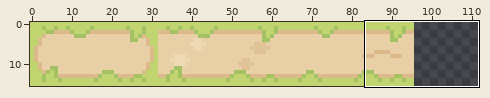
Sprite sheet -- Assets/Sprites/Sprout Lands/Tilesets/Tilled Land.png. The first picture is a wide view before the edit; the outline marks the close-up.
Close-up. Old version:
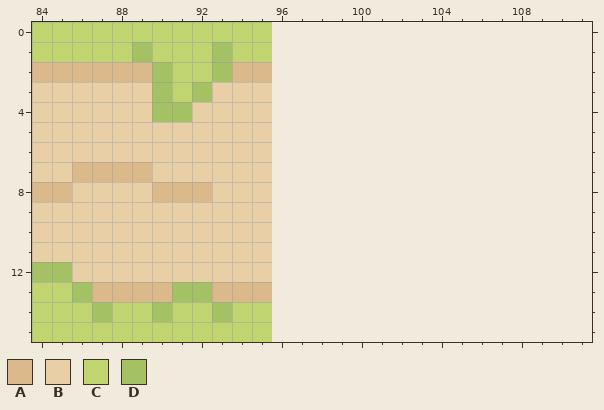
The file is 96x16 pixels. Shown: x 84..111, y 0..15. The old version is drawn lined up with the new one, on the new canvas.
Palette (. is transparent): A #dcb98a  B #e8cfa6  C #c0d470  D #a4c263
Pixels before, first column x 84:
 0 CCCCCCCCCCCC
 1 CCCCCDCCCDCC
 2 AAAAAADCCDAA
 3 BBBBBBDCDBBB
 4 BBBBBBDDBBBB
 5 BBBBBBBBBBBB
 6 BBBBBBBBBBBB
 7 BBAAAABBBBBB
 8 AABBBBAAABBB
 9 BBBBBBBBBBBB
10 BBBBBBBBBBBB
11 BBBBBBBBBBBB
12 DDBBBBBBBBBB
13 CCDAAAADDAAA
14 CCCDCCDCCDCC
15 CCCCCCCCCCCC
Now the later version:
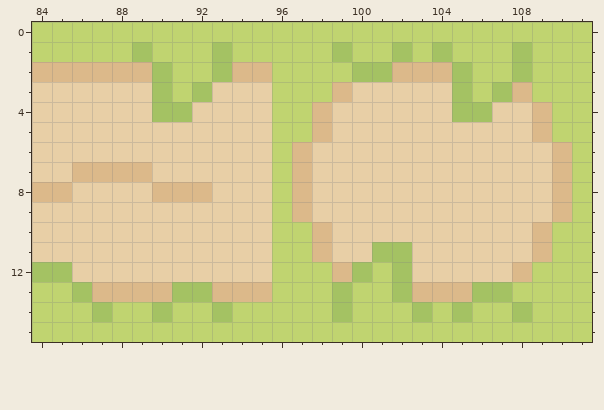
From the commit log: Player icons + Tilled land fix
Edits made:
canvas 96x16 -> 112x16
y 0: x 96..111 ................ -> CCCCCCCCCCCCCCCC
y 1: x 96..111 ................ -> CCCDCCDCDCCCDCCC
y 2: x 96..111 ................ -> CCCCDDAAADCCDCCC
y 3: x 96..111 ................ -> CCCABBBBBDCDACCC
y 4: x 96..111 ................ -> CCABBBBBBDDBBACC
y 5: x 96..111 ................ -> CCABBBBBBBBBBACC
y 6..9: x 96..111 ................ -> CABBBBBBBBBBBBAC
y 10: x 96..111 ................ -> CCABBBBBBBBBBACC
y 11: x 96..111 ................ -> CCABBDDBBBBBBACC
y 12: x 96..111 ................ -> CCCADCDBBBBBACCC
y 13: x 96..111 ................ -> CCCDCCDAAADDCCCC
y 14: x 96..111 ................ -> CCCDCCCDCDCCDCCC
y 15: x 96..111 ................ -> CCCCCCCCCCCCCCCC
Where, in picture pixels (left, top, right, bottom), the same in both close-ups:
added: (272, 22, 592, 342)
